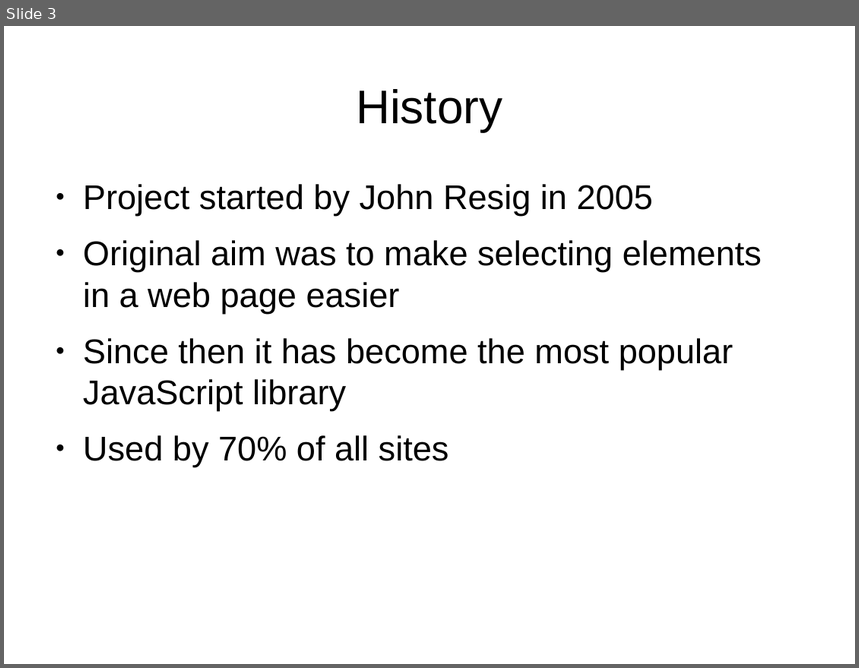
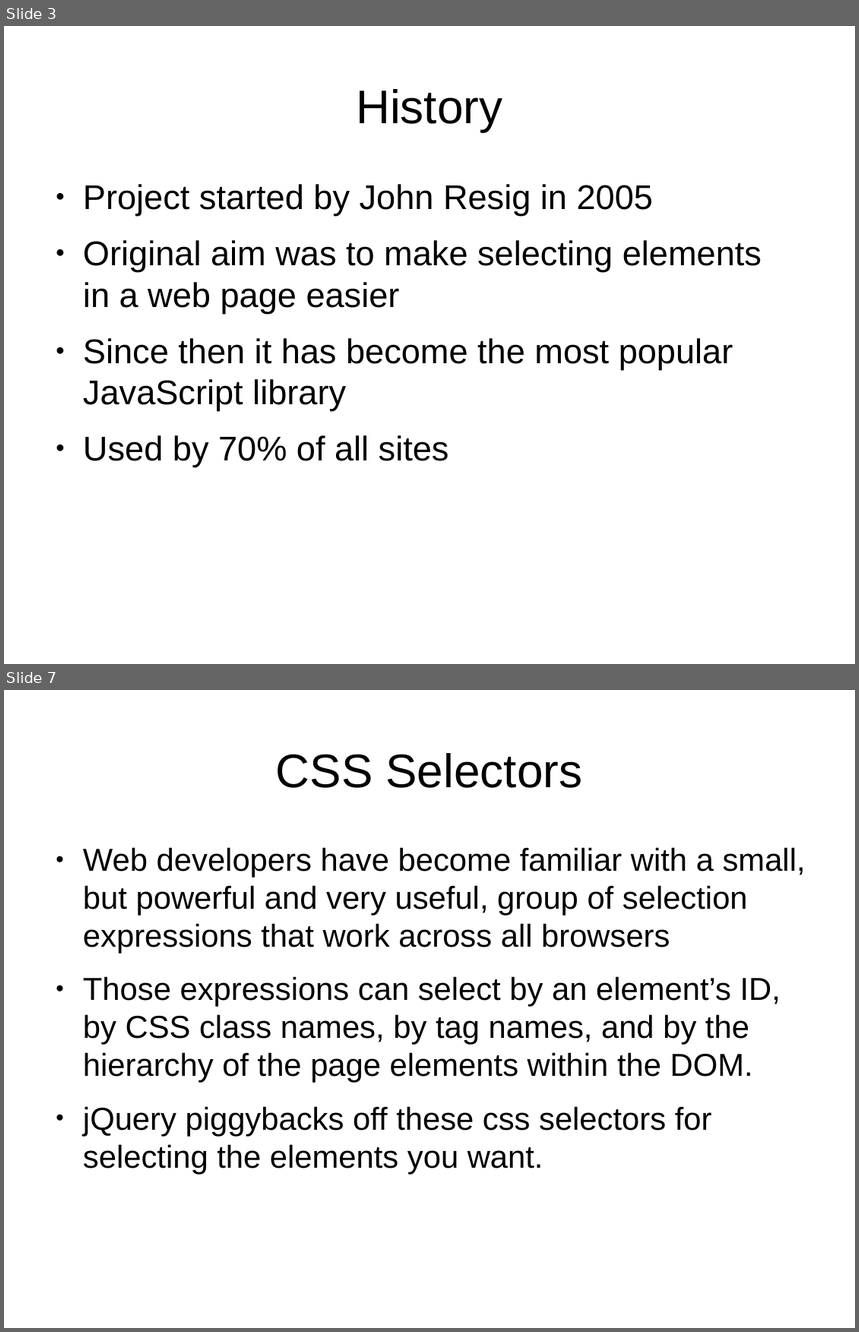
Before and after one commit to tomafc330/presentations, a slide deck: jquery/presentation.odp. Shown one above the other, each under a label of ours: slide 3 before the commit, slides 3 and 7 after it; the slides between them are not shown. The pictures are 859x668 and 859x1332 pixels, drawn with LibreOffice and Linux fonts; fonts in the diff are those of the drawing. Boxes give left, top, right and bottom in pixels: in the first picture for what was removed or moved away, otherwise in the second. Text is boxed around its words. In the diff, an @@ line names an element or a change of style, - is before the commit and + after.

```diff
--- a/jquery/presentation.odp
+++ b/jquery/presentation.odp
@@ slide 7 added at (4,690,855,1328), background #FFFFFF @@
@@ title added at (276,753,583,788), 44 pt, text #000000 @@
+CSS Selectors
@@ text added at (83,847,806,1174), 29.6 pt, text #000000 @@
+● Web developers have become familiar with a small, but powerful and very useful, group of selection expressions that work across all browsers
+● Those expressions can select by an element’s ID, by CSS class names, by tag names, and by the hierarchy of the page elements within the DOM.
+● jQuery piggybacks off these css selectors for selecting the elements you want.
```
Also in this commit, not shown: 5 slides changed, 14 other slides added, 10 other files.
